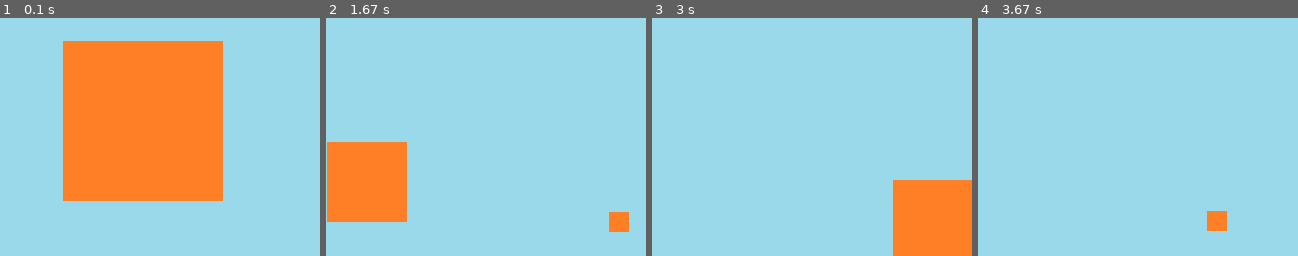
Above: before the commit, frames 1-4 (left to right).
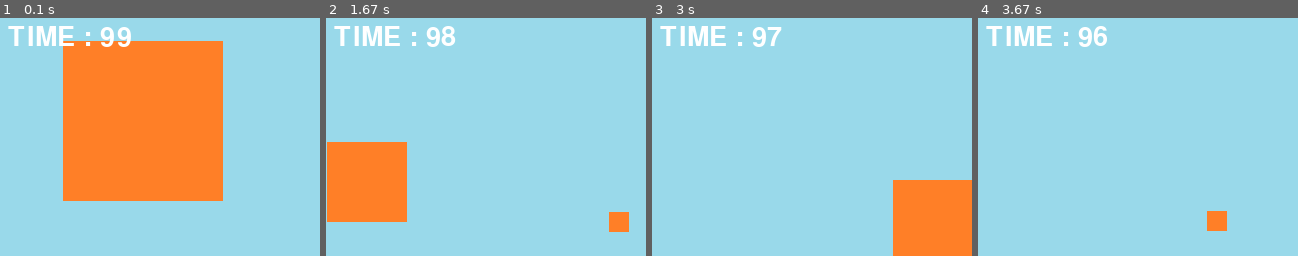
Above: after the commit, the same moments.

Repository: suecream/Basic-Arcade-Game
Game: pygame game, started from pygame_project1/Arcade_Pang_Game.py
The game is run twice, just before and just after one commit, with the same random seed, the same clock (stepped at 60 frames per second) and the same inputs.
Inputs:
- Up to frame 1 (0.1 s): no input
- Up to frame 2 (1.67 s): tap Space at 0.33, 0.67, 1.07, 1.37, 1.57 s; hold Right 1-1.47 s; hold Right from 1.5 s (still down)
- Up to frame 3 (3 s): tap Space at 1.87, 2.07, 2.37, 2.63, 2.93 s; release Right at 1.97 s; hold Left 2-2.53 s; hold Left 2.57-2.97 s
- Up to frame 4 (3.67 s): hold Right 3-3.63 s; tap Space at 3.07, 3.37 s
The pictures show only the part of the screen within x 0-50%, y 0-50%; the shares and areas given below are measured in that part.

The runs differ from the first frame. In frame 1, 1.4% of the frame differs, in the area x 2-41%, y 3-13%; in frame 2, 1.4%; in frame 3, 1.3%; in frame 4, 1.4%.

Commit message:
game over set

Diff:
--- a/pygame_project1/Arcade_Pang_Game.py
+++ b/pygame_project1/Arcade_Pang_Game.py
@@ -71,6 +71,11 @@
 weapon_to_remove = -1
 ball_to_remove = -1
 
+game_font = pygame.font.Font(None, 40)
+total_time = 100
+start_ticks = pygame.time.get_ticks()
+
+game_result = "GAME OVER"
 
 running = True
 while running:
@@ -200,6 +205,10 @@
         del weapons[weapon_to_remove]
         weapon_to_remove = -1
 
+    if len(balls) == 0:
+        game_result = "MISSION COMPLETE"
+        running = False
+
 
 
     screen.blit(background, (0,0))
@@ -214,8 +223,22 @@
     screen.blit(stage,(0,screen_height-stage_height))
     screen.blit(character,(character_x_pos,character_y_pos))
 
+    elapse_time = (pygame.time.get_ticks() - start_ticks) / 1000
+    timer = game_font.render("TIME : {}".format(int(total_time - elapse_time)),True,(255,255,255))
+    screen.blit(timer,(10,10))
+
+    if total_time - elapse_time < 0:
+        game_result = "TIME OVER"
+        running = False
 
 
     pygame.display.update()
 
+msg = game_font.render(game_result,True,(255,255,0))
+msg_rect = msg.get_rect(center = int((screen_width / 2, screen_height / 2)))
+screen.blit(msg,msg_rect)
+pygame.display.update()
+
+pygame.time.delay(2000)
+
 pygame.quit()
